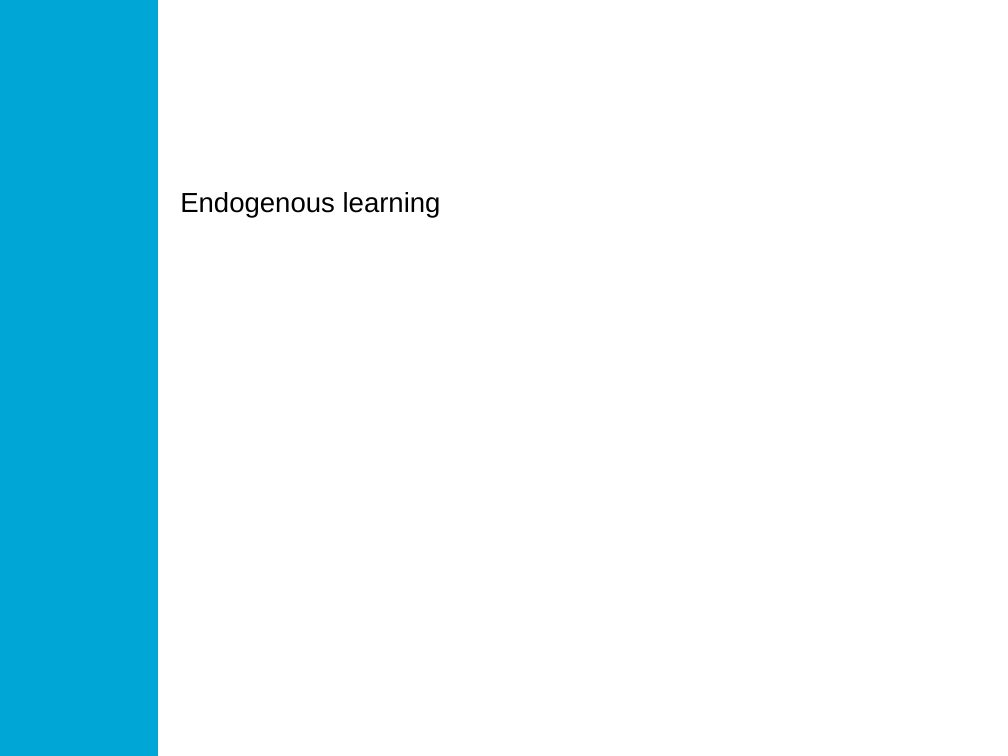
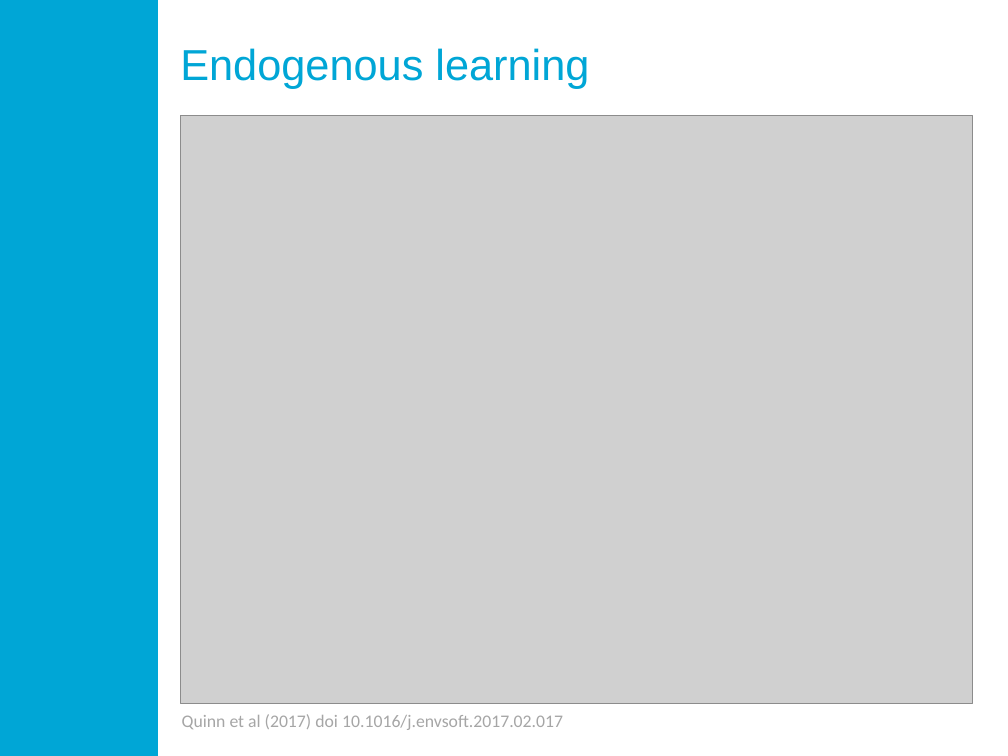
Before and after one commit to quaquel/resilience17, a slide deck: slide 5 of draft resilience17.pptx. Drawn at 1008x756 pixels with LibreOffice and Linux fonts; fonts in the diff are those of the drawing; grey boxes stand for pictures; background and template pictures are left out. Boxes give left, top, right and bottom in pixels: in the first picture for what was removed or moved away, otherwise in the second. Text is boxed around its words. In the diff, an @@ line names an element or a change of style, - is before the commit and + after.

```diff
--- a/draft resilience17.pptx
+++ b/draft resilience17.pptx
@@ title "Endogenous learning": place and size @@
-title "Endogenous learning" at [180,192,441,217]
+title "Endogenous learning" at [180,48,589,89]
@@ title "Endogenous learning" at [180,48,589,89]: size 28 to 44 pt, text colour #000000 to #00A6D6; indent changed; line spacing 35.5pt to 1; less space between paragraphs @@
@@ picture added at [180,116,973,703] @@
@@ text added at [182,714,563,730], 18 pt, text #A6A6A6 @@
+Quinn et al (2017) doi 10.1016/j.envsoft.2017.02.017
```
Also in this commit, not shown: 1 slide added, 1 slide removed, 1 other file.
